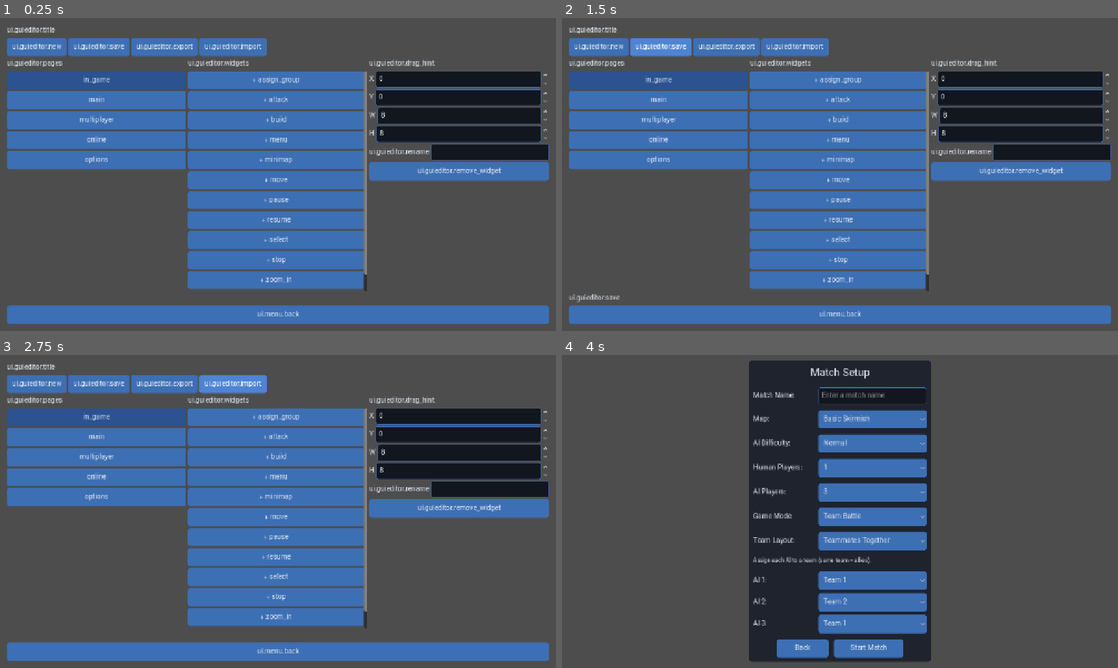
Above: before the commit, frames 1-4 (two rows, left to right).
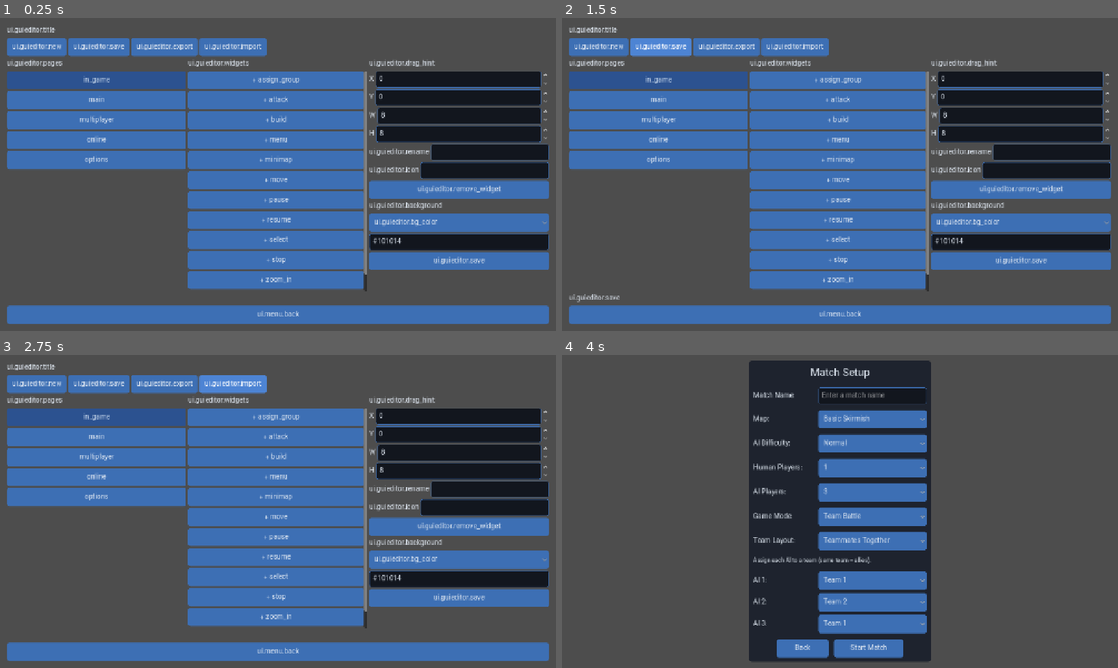
Above: after the commit, the same moments.

Repository: golshandvr-del/Sjalwmbdjdlxl
Game: Godot game, scene res://scenes/gui_editor.tscn
Two runs of this game, one before a commit and one after it. Both use one fixed random seed, a clock stepped at 60 frames per second and the inputs below. This scene is started directly instead of the project's main scene.
Inputs:
- Up to frame 1 (0.25 s): no input
- Up to frame 2 (1.5 s): click "ui.guieditor.new" at 0.5 s; click "ui.guieditor.save" at 1.25 s
- Up to frame 3 (2.75 s): click "ui.guieditor.import" at 2 s
- Up to frame 4 (4 s): click "ui.menu.back" at 2.75 s; click "Single Player" at 3.5 s

The runs differ from the first frame. In frame 1, 9.3% of the frame differs, in the area x 66-99%, y 46-81%; in frame 2, 9.3%; in frame 3, 9.3%; in frame 4, less than 0.1%.

Commit message:
feat(mc7): gui_editor icon field + page background editor (color/image/video w/ validation) (MC7.4/7.5/req8)

Diff:
--- a/ui/shared/gui_editor.gd
+++ b/ui/shared/gui_editor.gd
@@ -72,6 +72,7 @@
 	_build_ui()
 	_refresh_pages()
 	_refresh_widgets()
+	_load_background_into_fields()
 	_set_status("")
 
 
@@ -166,8 +167,53 @@
 	name_row.add_child(_name_edit)
 	col.add_child(name_row)
 
+	# MC7.4 (req8): a per-widget icon path. The author points it at an uploaded
+	# image that matches the widget size; the render layer loads it with a raw
+	# fallback so a missing/mismatched file never breaks the screen.
+	var icon_row: HBoxContainer = HBoxContainer.new()
+	var icon_label: Label = Label.new()
+	icon_label.text = _t("ui.guieditor.icon")
+	icon_row.add_child(icon_label)
+	_icon_edit = LineEdit.new()
+	_icon_edit.size_flags_horizontal = Control.SIZE_EXPAND_FILL
+	_icon_edit.text_submitted.connect(func(_s: String) -> void: _commit_icon())
+	icon_row.add_child(_icon_edit)
+	col.add_child(icon_row)
+
 	col.add_child(_make_button(_t("ui.guieditor.remove_widget"), _on_remove_widget))
+
+	# MC7.5 (req8): page background editor. Kind (color / image / video) plus a
+	# value field (a hex color, or an asset path). Video paths are validated
+	# against the .ogv + size/duration budget before being stored.
+	_build_background_row(col)
+
 	parent.add_child(col)
+
+
+# MC7.5: build the "page background" editor block (kind option + value field +
+# apply button). Applying validates video paths via GuiProject before storing.
+func _build_background_row(col: Control) -> void:
+	var header: Label = Label.new()
+	header.text = _t("ui.guieditor.background")
+	col.add_child(header)
+
+	var kind_row: HBoxContainer = HBoxContainer.new()
+	_bg_kind_option = OptionButton.new()
+	# Item order matches GuiProject.BG_KINDS so the selected index maps directly.
+	_bg_kind_option.add_item(_t("ui.guieditor.bg_color"))   # index 0 -> color
+	_bg_kind_option.add_item(_t("ui.guieditor.bg_image"))   # index 1 -> image
+	_bg_kind_option.add_item(_t("ui.guieditor.bg_video"))   # index 2 -> video
+	_bg_kind_option.size_flags_horizontal = Control.SIZE_EXPAND_FILL
+	kind_row.add_child(_bg_kind_option)
+	col.add_child(kind_row)
+
+	var value_row: HBoxContainer = HBoxContainer.new()
+	_bg_value_edit = LineEdit.new()
+	_bg_value_edit.size_flags_horizontal = Control.SIZE_EXPAND_FILL
+	value_row.add_child(_bg_value_edit)
+	col.add_child(value_row)
+
+	col.add_child(_make_button(_t("ui.guieditor.save"), _on_apply_background))
 
 
 func _make_spin(parent: Control, label_text: String, min_v: int, max_v: int) -> SpinBox:
@@ -249,6 +295,7 @@
 	_refresh_pages()
 	_refresh_widgets()
 	_load_widget_into_fields()
+	_load_background_into_fields()
 
 
 func _select_widget(logical_id: String) -> void:
@@ -288,6 +335,8 @@
 	_set_spin_silently(_h_spin, int(rect[3]))
 	if _name_edit != null:
 		_name_edit.text = str(w.get("display_name", "")) if not w.is_empty() else ""
+	if _icon_edit != null:
+		_icon_edit.text = str(w.get("icon_path", "")) if not w.is_empty() else ""
 
 
 func _set_spin_silently(spin: SpinBox, value: int) -> void:
@@ -309,6 +358,47 @@
 	if _current_widget == "" or _name_edit == null:
 		return
 	_project.set_widget_display_name(_current_page, _current_widget, _name_edit.text)
+
+
+# MC7.4: store the selected widget's icon path (cosmetic; a bad path just falls
+# back to the raw button in the render layer).
+func _commit_icon() -> void:
+	if _current_widget == "" or _icon_edit == null:
+		return
+	_project.set_widget_icon(_current_page, _current_widget, _icon_edit.text)
+
+
+# MC7.5: apply the chosen page background. Colour/image are stored directly;
+# video is validated (extension + size/duration budget) before being stored so
+# an oversized clip can never be saved into the project.
+func _on_apply_background() -> void:
+	if _current_page == "" or _bg_kind_option == null or _bg_value_edit == null:
+		return
+	var idx: int = _bg_kind_option.selected
+	var kind: String = GuiProject.BG_KINDS[idx] if idx >= 0 and idx < GuiProject.BG_KINDS.size() else GuiProject.BG_COLOR
+	var value: String = _bg_value_edit.text.strip_edges()
+	if kind == GuiProject.BG_VIDEO:
+		# The editor cannot probe the file here (no live file picker), so validate
+		# the path/format only; size/duration are treated as within budget until a
+		# real picker supplies them. A blank/mis-formatted path is still rejected.
+		var check: Array = GuiProject.validate_video_background(value, 0.0, 0)
+		if not bool(check[0]):
+			_set_status(_t(str(check[1])))
+			return
+	_project.set_page_background(_current_page, kind, value)
+	_set_status(_t("ui.guieditor.background"))
+
+
+# MC7.5: reflect the current page's stored background into the kind option +
+# value field so the author sees what is set when switching pages.
+func _load_background_into_fields() -> void:
+	if _current_page == "" or _bg_kind_option == null or _bg_value_edit == null:
+		return
+	var bg: Dictionary = _project.get_page_background(_current_page)
+	var kind: String = str(bg.get("kind", GuiProject.BG_COLOR))
+	var kind_idx: int = GuiProject.BG_KINDS.find(kind)
+	_bg_kind_option.selected = kind_idx if kind_idx >= 0 else 0
+	_bg_value_edit.text = str(bg.get("value", GuiProject.DEFAULT_BG_COLOR))
 
 
 # --- Toolbar actions --------------------------------------------------------
@@ -323,11 +413,13 @@
 	_refresh_pages()
 	_refresh_widgets()
 	_load_widget_into_fields()
+	_load_background_into_fields()
 	_set_status("")
 
 
 func _on_save() -> void:
 	_commit_name()
+	_commit_icon()
 	var result: Array = _project.save_to_file(_gui_save_path())
 	_set_status(_t(str(result[1])) if not bool(result[0]) else _t("ui.guieditor.save"))
 
@@ -354,6 +446,7 @@
 	_refresh_pages()
 	_refresh_widgets()
 	_load_widget_into_fields()
+	_load_background_into_fields()
 	_set_status("")
 
 
@@ -370,6 +463,7 @@
 
 func _on_back() -> void:
 	_commit_name()
+	_commit_icon()
 	get_tree().change_scene_to_file(MAIN_MENU_SCENE)
 
 
